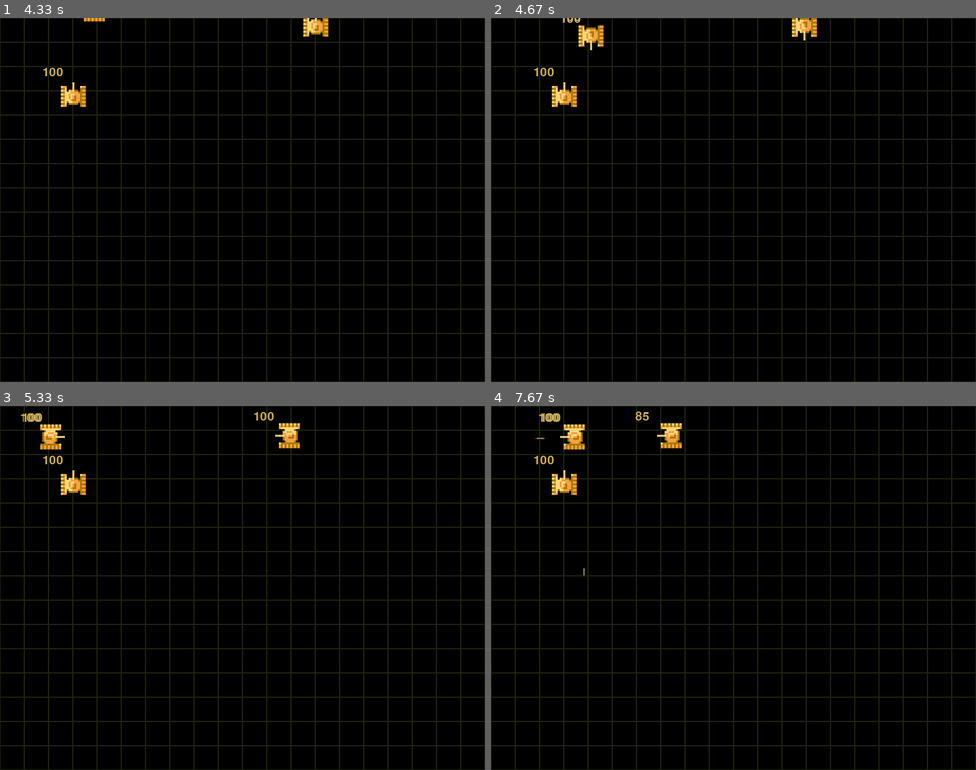
Above: before the commit, frames 1-4 (two rows, left to right).
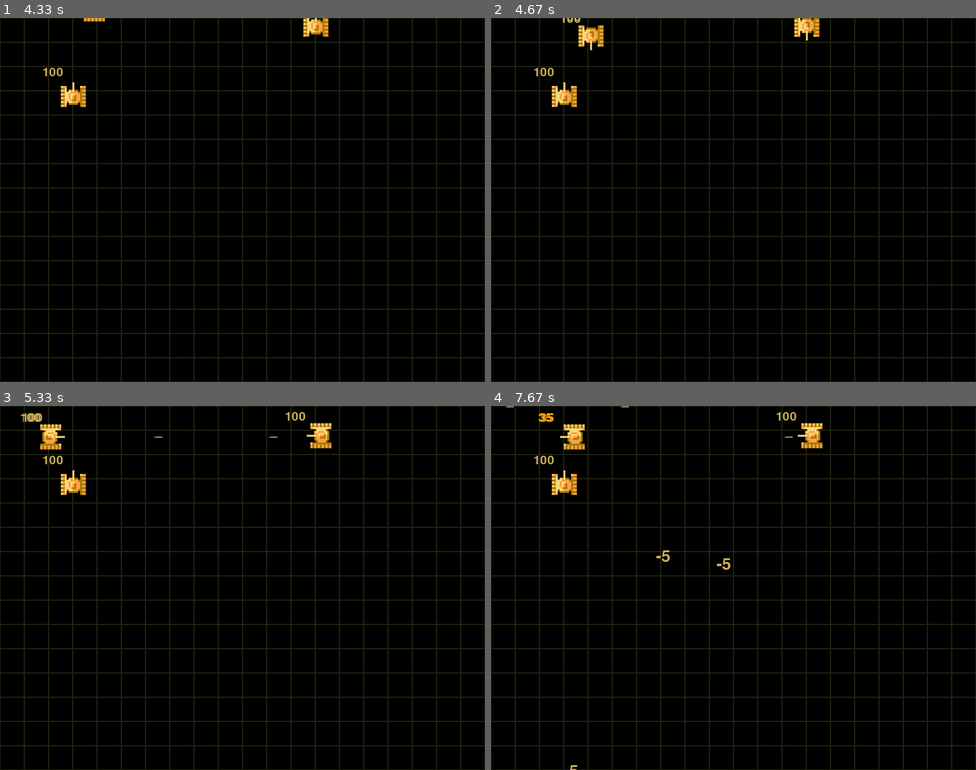
Above: after the commit, the same moments.

Repository: xtern0o/pygame_tanks-retro-game
Game: pygame game, started from main.py
Same seed, same stepped clock (60 frames per second), same inputs: the game is played once before the commit and once after it.
Inputs:
- Up to frame 1 (4.33 s): tap Space at 0.33 s; hold Right 0.67-1.13 s; hold Up 1.17-1.47 s; hold Right 1.5-1.97 s; hold Left 2-2.53 s; hold Down 2.57-2.87 s; hold Left 2.9-3.3 s; hold Up 3.33-3.7 s; hold Right from 3.73 s (still down)
- Up to frame 2 (4.67 s): release Right at 4.37 s; hold Down from 4.4 s (still down)
- Up to frame 3 (5.33 s): release Down at 4.77 s; hold Left 4.8-5.27 s; hold Right from 5.3 s (still down)
- Up to frame 4 (7.67 s): tap Space at 5.37, 5.67, 5.87, 6.2, 6.5, 6.7, 7, 7.27, 7.6 s; release Right at 5.77 s; hold Up 5.8-6.1 s; hold Right 6.13-6.6 s; hold Left 6.63-7.17 s; hold Down 7.2-7.5 s; hold Left from 7.53 s (still down)

Frame 1 is identical in both runs. In frame 2, 0.2% of the frame differs, in the area x 62-68%, y 0-7%; in frame 3, 0.7%; in frame 4, 0.9%, in the area x 2-69%, y 0-100%.

Commit message:
primitive bots

Diff:
--- a/main.py
+++ b/main.py
@@ -58,10 +58,11 @@
     kill_sound = pg.mixer.Sound("data/sounds/tank_boom.mp3")
     kill_sound.set_volume(0.3)
 
-    def __init__(self, pos_x, pos_y, group):
+    def __init__(self, pos_x, pos_y, group, enemy_group: pg.sprite.Group):
         super().__init__(all_sprites, group)
 
         self.font = pg.font.Font(None, 30)
+        self.enemy_group = enemy_group
 
         self.speed = 3
         self.dmg = 5
@@ -72,6 +73,7 @@
         self.reload *= FPS
         self.reload_timer = 0
         self.is_reloaded = True
+        self.distance = 500
 
         self.image = images["classic_tank" + self.direction]
         self.rect = self.image.get_rect().move(pos_x, pos_y)
@@ -81,7 +83,7 @@
         if self.is_reloaded:
             ClassicTank.shoot_sound.play()
             self.is_reloaded = False
-            ClassicBullet(self)
+            ClassicBullet(self, self.enemy_group)
 
     def update(self, *args):
         if self.hp > 60:
@@ -118,7 +120,7 @@
 
 class ClassicPlayer(ClassicTank):
     def __init__(self, pos_x, pos_y):
-        super().__init__(pos_x, pos_y, player_group)
+        super().__init__(pos_x, pos_y, player_group, enemies_group)
 
     def update(self, *args):
         super().update(*args)
@@ -152,7 +154,7 @@
 
 class ClassicBot(ClassicTank):
     def __init__(self, pos_x, pos_y, group, group_to_kill, speed=3):
-        super().__init__(pos_x, pos_y, group)
+        super().__init__(pos_x, pos_y, group, group_to_kill)
         self.speed = speed
         self.enemies = []
         self.target = None
@@ -163,12 +165,14 @@
         self.enemies = []
         for enemy in self.group_to_kill.sprites():
             self.enemies.append(enemy)
+        # сортировка всех противников начиная с ближнего
         self.enemies = sorted(self.enemies, key=lambda sprite: (sprite.rect.x ** 2 + sprite.rect.y ** 2) ** 0.5)
 
     def update(self):
         super().update()
         self.enemy_locator()
         if self.enemies:
+            # идем к самому ближайшему
             self.target = self.enemies[0]
             self.target: ClassicTank
             target_x, target_y = self.target.rect.centerx, self.target.rect.centery
@@ -176,48 +180,67 @@
                 if self.rect.centerx != target_x:
                     if target_x - self.rect.centerx > self.speed:
                         self.direction = DIRECTION_RIGHT
-                        self.rect = self.rect.move(self.speed, 0)
+                        if not pg.sprite.spritecollideany(self, self.group_to_kill):
+                            self.rect = self.rect.move(self.speed, 0)
                     elif target_x - self.rect.centerx < -self.speed:
                         self.direction = DIRECTION_LEFT
-                        self.rect = self.rect.move(-self.speed, 0)
+                        if not pg.sprite.spritecollideany(self, self.group_to_kill):
+                            self.rect = self.rect.move(-self.speed, 0)
                     else:
-                        if target_y - self.rect.centery > self.speed:
+                        if target_y - self.rect.centery > self.distance:
                             self.direction = DIRECTION_DOWN
-                            self.rect = self.rect.move(0, self.speed)
-                        elif target_y - self.rect.centery < -self.speed:
+                            if not pg.sprite.spritecollideany(self, self.group_to_kill):
+                                self.rect = self.rect.move(0, self.speed)
+                        elif target_y - self.rect.centery < -self.distance:
                             self.direction = DIRECTION_UP
-                            self.rect = self.rect.move(0, -self.speed)
+                            if not pg.sprite.spritecollideany(self, self.group_to_kill):
+                                self.rect = self.rect.move(0, -self.speed)
+                        else:
+                            if target_y < self.rect.centery:
+                                self.direction = DIRECTION_UP
+                            else:
+                                self.direction = DIRECTION_DOWN
+                            self.shoot()
             else:
                 if self.rect.centery != target_y:
                     if target_y - self.rect.centery > self.speed:
                         self.direction = DIRECTION_DOWN
-                        self.rect = self.rect.move(0, self.speed)
+                        if not pg.sprite.spritecollideany(self, self.group_to_kill):
+                            self.rect = self.rect.move(0, self.speed)
                     elif target_y - self.rect.centery < -self.speed:
                         self.direction = DIRECTION_UP
-                        self.rect = self.rect.move(0, -self.speed)
+                        if not pg.sprite.spritecollideany(self, self.group_to_kill):
+                            self.rect = self.rect.move(0, -self.speed)
                     else:
-                        if target_x - self.rect.centerx > self.speed:
+                        if target_x - self.rect.centerx > self.distance:
                             self.direction = DIRECTION_RIGHT
-                            self.rect = self.rect.move(self.speed, 0)
-                        elif target_x - self.rect.centerx < -self.speed:
+                            if not pg.sprite.spritecollideany(self, self.group_to_kill):
+                                self.rect = self.rect.move(self.speed, 0)
+                        elif target_x - self.rect.centerx < -self.distance:
                             self.direction = DIRECTION_LEFT
-                            self.rect = self.rect.move(-self.speed, 0)
+                            if not pg.sprite.spritecollideany(self, self.group_to_kill):
+                                self.rect = self.rect.move(-self.speed, 0)
+                        else:
+                            if target_x < self.rect.centerx:
+                                self.direction = DIRECTION_LEFT
+                            else:
+                                self.direction = DIRECTION_RIGHT
+                            self.shoot()
 
         self.image = images["classic_tank" + self.direction]
         self.image.get_rect().center = self.rect.center
-
 
 
 class ClassicBullet(pg.sprite.Sprite):
     hit_sound = pg.mixer.Sound("data/sounds/hit_sound.mp3")
     hit_sound.set_volume(0.7)
 
-    def __init__(self, owner: ClassicTank):
+    def __init__(self, owner: ClassicTank, target_group: pg.sprite.Group):
         super().__init__(all_sprites, bullet_group)
         self.owner = owner
 
         self.speed = 10
-        self.distance = 500
+        self.distance = owner.distance
         self.damage = self.owner.dmg
         self.direction = self.owner.direction
         self.image = images["bullet" + self.direction]
@@ -242,7 +265,7 @@
             elif self.direction == DIRECTION_LEFT:
                 self.rect = self.rect.move(-self.speed, 0)
 
-            hits = pg.sprite.groupcollide(enemies_group, bullet_group, False, True)
+            hits = pg.sprite.groupcollide(self.owner.enemy_group, bullet_group, False, True)
             for tank in hits:
                 tank: ClassicTank
                 tank.hp -= self.damage
@@ -309,7 +332,7 @@
 
 map_board = MapBoard(20, 15)
 player = ClassicPlayer(30, 30)
-enemy1 = ClassicTank(100, 100, enemies_group)
+enemy1 = ClassicTank(100, 100, enemies_group, player_group)
 enemybot = ClassicBot(500, 500, enemies_group, player_group, speed=2)
 
 clock = pg.time.Clock()
Not shown, removed: ignorefiles.gitignore
